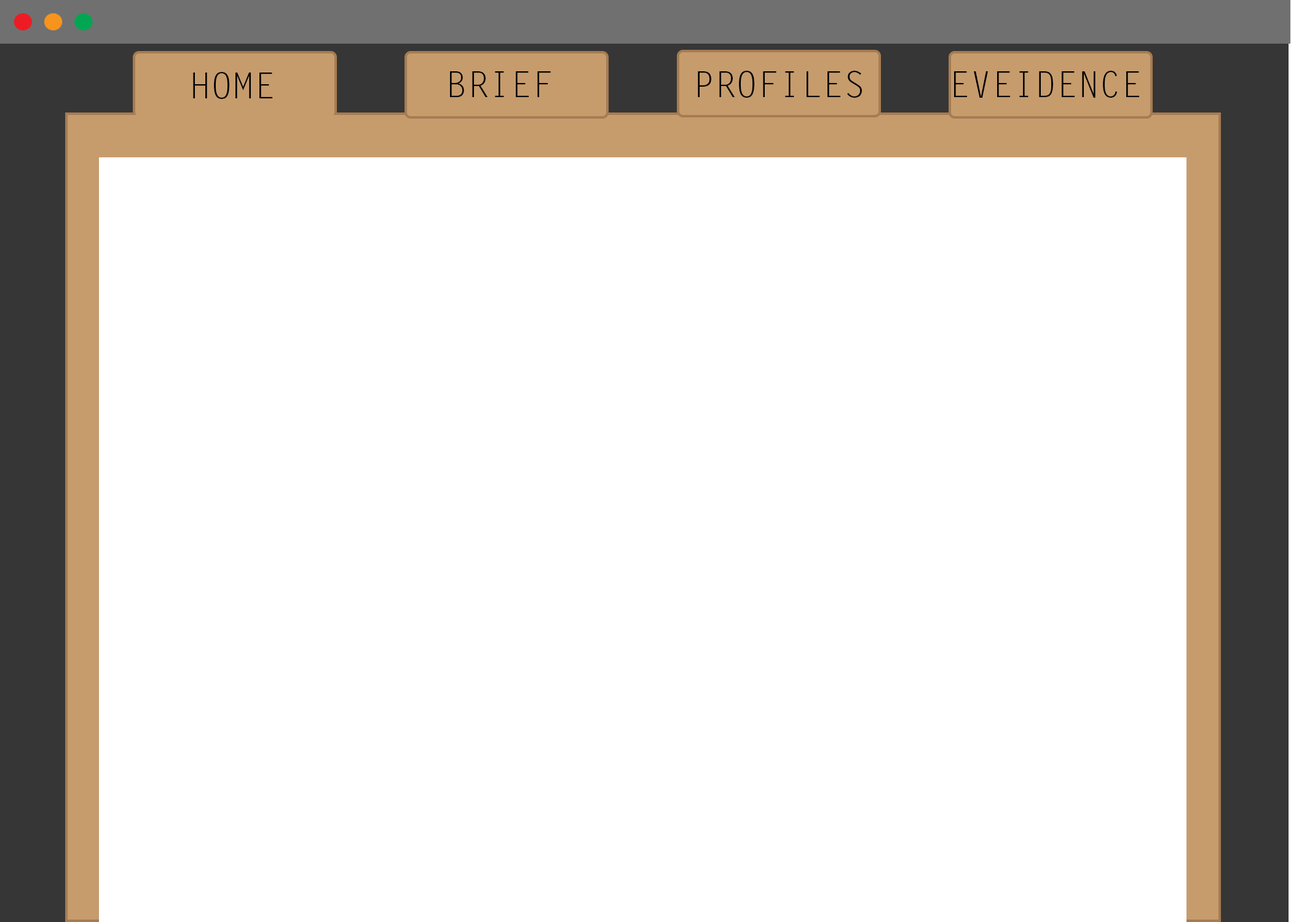
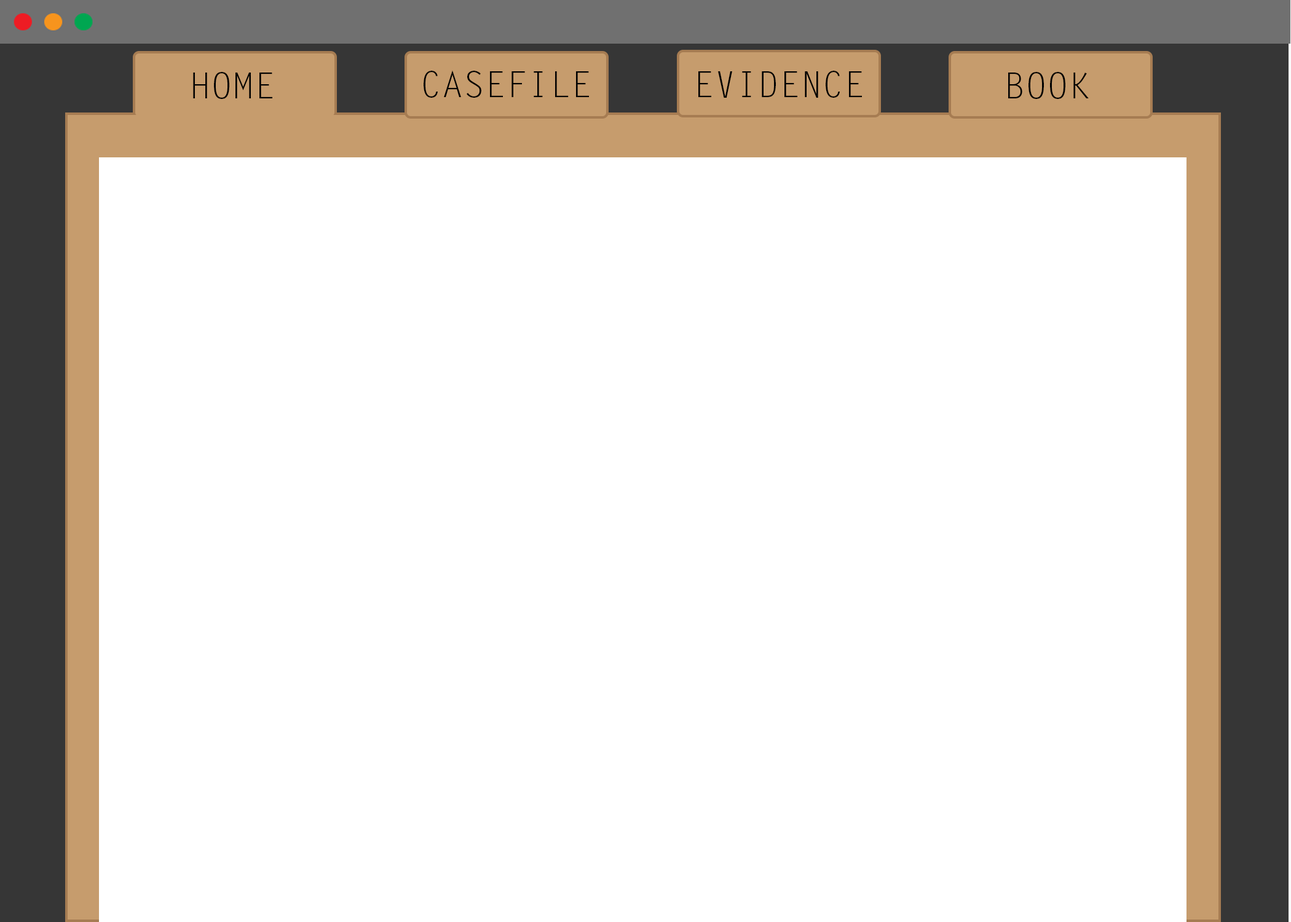
Layer changes from the first 1291×922 image to the second:
renamed "EVEIDENCE" to "BOOK", painted on it over (954, 70, 1140, 100)
renamed "PROFILES" to "EVIDENCE", painted on it over (698, 70, 863, 98)
renamed "BRIEF" to "CASEFILE", painted on it over (423, 70, 590, 98)
